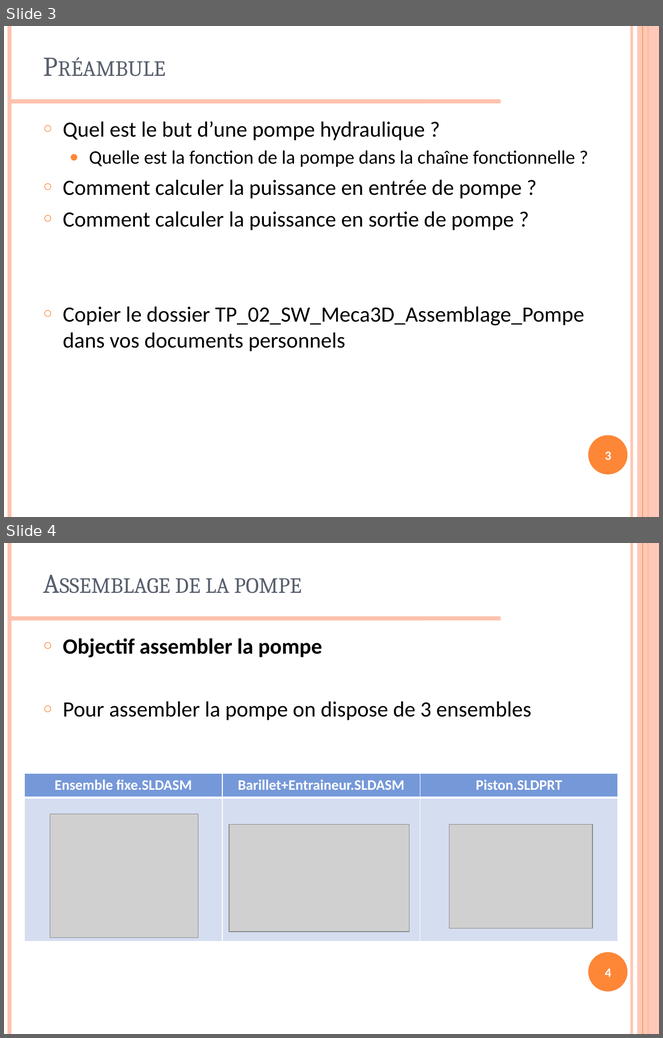
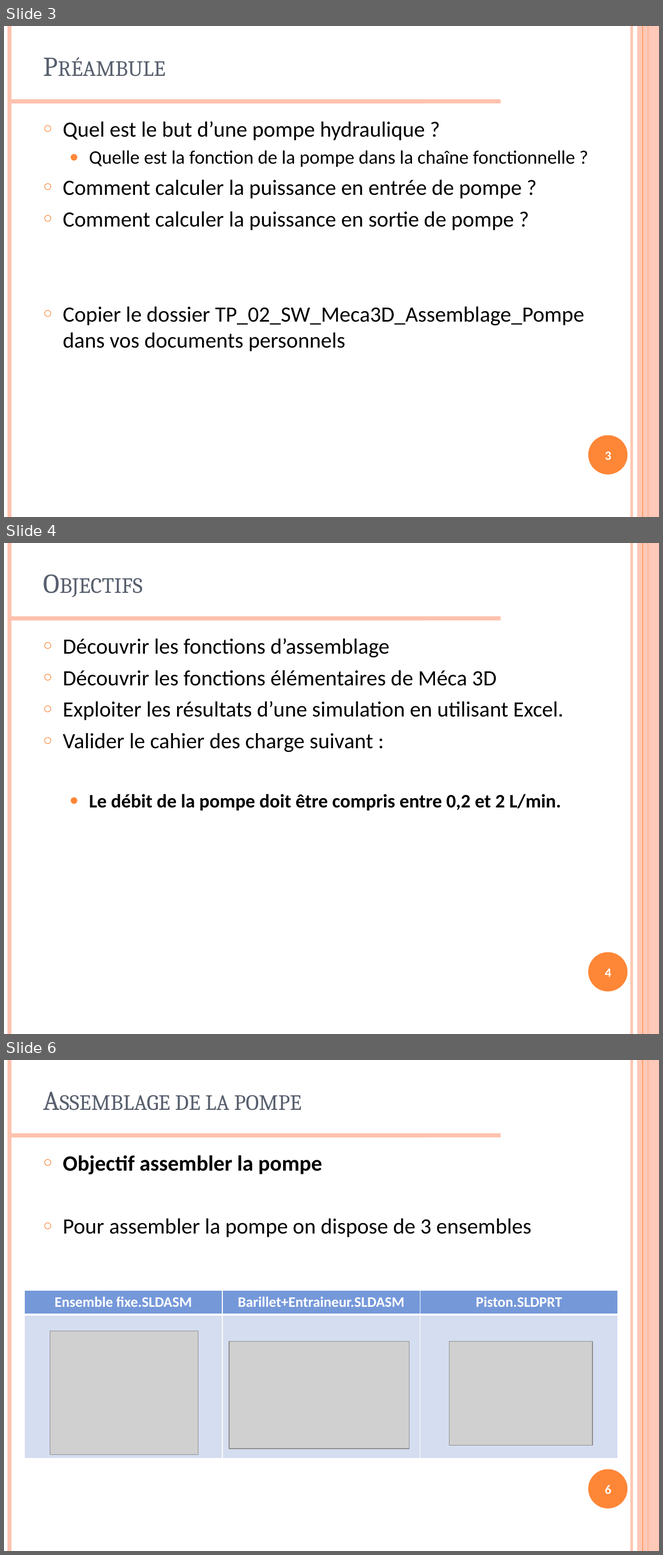
Before and after one commit to xpessoles/TP_2014_2015, a slide deck: TP_02_SW_Meca3D_Assemblage_Pompe/TP_02_SW_Assemblage_Pompe_PPT.pptx. Shown one above the other, each under a label of ours: slides 3 and 4 before the commit, slides 3, 4 and 6 after it; the slides between them are not shown. The pictures are 663x1038 and 663x1555 pixels, drawn with LibreOffice and Linux fonts; fonts in the diff are those of the drawing; grey boxes stand for pictures; background and template pictures are left out. Boxes give left, top, right and bottom in pixels: in the first picture for what was removed or moved away, otherwise in the second. Text is boxed around its words. In the diff, an @@ line names an element or a change of style, - is before the commit and + after.

```diff
--- a/TP_02_SW_Meca3D_Assemblage_Pompe/TP_02_SW_Assemblage_Pompe_PPT.pptx
+++ b/TP_02_SW_Meca3D_Assemblage_Pompe/TP_02_SW_Assemblage_Pompe_PPT.pptx
@@ slide 4 added at (4,543,659,1034), background #FFFFFF; not listed: 7 template elements that a slide beside it also shows @@
@@ title added at (37,551,572,613), 30 pt, text #575F6D, small capitals @@
+Objectifs
@@ text added at (63,638,564,811), 24 pt, text #000000 @@
+○ Découvrir les fonctions d’assemblage
+○ Découvrir les fonctions élémentaires de Méca 3D
+○ Exploiter les résultats d’une simulation en utilisant Excel.
+○ Valider le cahier des charge suivant :
+  ● Le débit de la pompe doit être compris entre 0,2 et 2 L/min.
@@ page number added at (605,969,611,977), 14 pt, text #FFFFFF, bold @@
+4
@@ what was slide 4 is now slide 6 @@
@@ page number at (605,1485,611,1494): text changed @@
-4
+6
```
Also in this commit, not shown: 1 slide changed, 22 other slides added, 1 slide removed, 45 other files.
